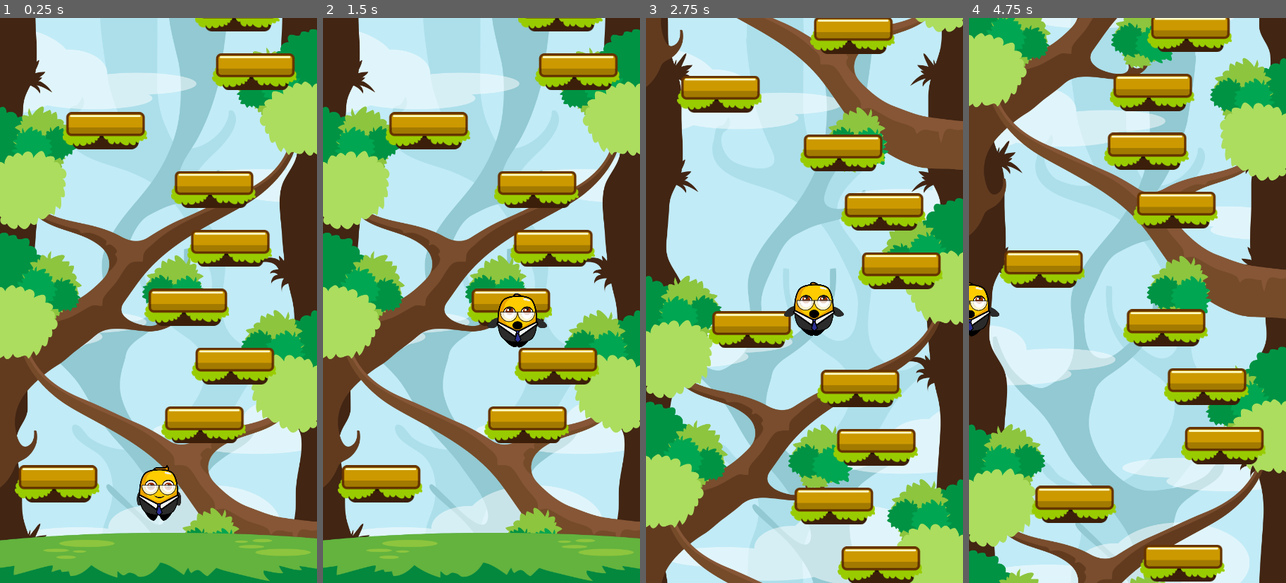
Above: before the commit, frames 1-4 (left to right).
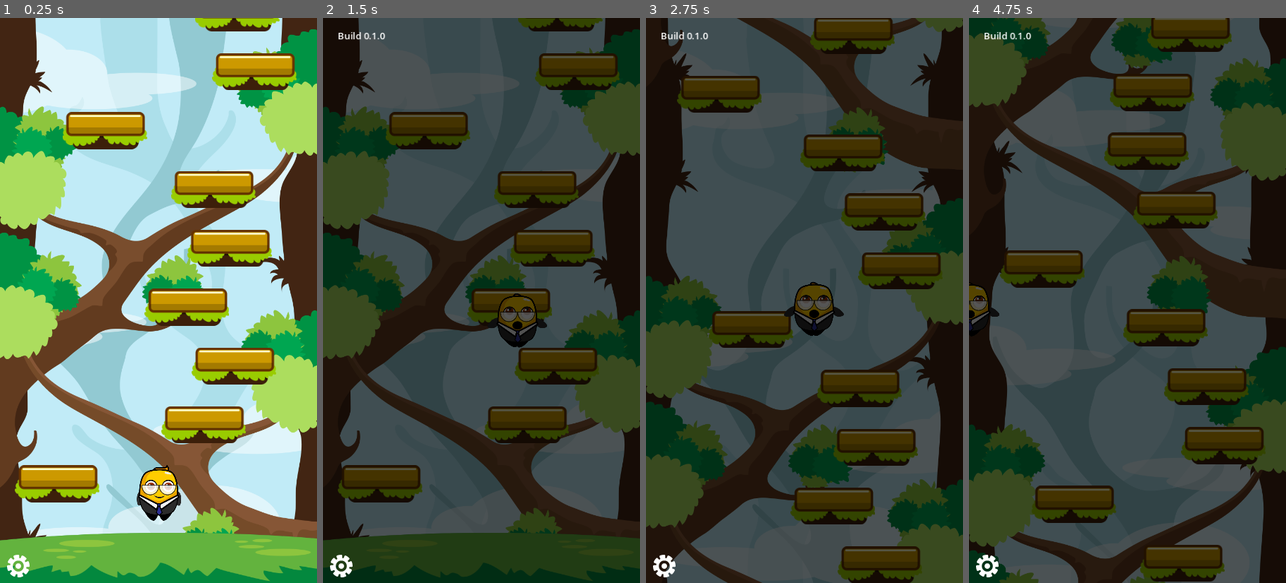
Above: after the commit, the same moments.

Repository: cmlf1598/jumper-jam
Game: Godot game, scene res://scenes/main.tscn
Same seed, same stepped clock (60 frames per second), same inputs: the game is played once before the commit and once after it. Before the commit the project starts from res://scenes/game.tscn.
Inputs (mouse positions are in pixels of both pictures, inside the frame that each line leads up to):
- Up to frame 1 (0.25 s): no input
- Up to frame 2 (1.5 s): click (342, 566) at 0.52 s; hold Right (move_right) from 1.28 s (still down)
- Up to frame 3 (2.75 s): release Right (move_right) at 2.03 s; hold Left (move_left) from 2.03 s (still down)
- Up to frame 4 (4.75 s): release Left (move_left) at 2.78 s; hold Right (move_right) 2.78-4.28 s; hold Left (move_left) from 4.28 s (still down)

The runs differ from the first frame. In frame 1, 0.2% of the frame differs, in the area x 2-10%, y 95-99%; in frame 2, 100%; in frame 3, 100%; in frame 4, 100%, in the area x 0-100%, y 0-100%.

Commit message:
Accelerometer input added for mobile devices

Diff:
--- a/project.godot
+++ b/project.godot
@@ -11,7 +11,7 @@
 [application]
 
 config/name="Jumper Jam"
-run/main_scene="res://scenes/game.tscn"
+run/main_scene="res://scenes/main.tscn"
 config/features=PackedStringArray("4.1", "Mobile")
 config/icon="res://icon.svg"
 
@@ -61,3 +61,4 @@
 [rendering]
 
 renderer/rendering_method="mobile"
+textures/vram_compression/import_etc2_astc=true
--- a/scenes/screens.tscn
+++ b/scenes/screens.tscn
@@ -1,6 +1,81 @@
-[gd_scene load_steps=2 format=3 uid="uid://dtpbxndvsvxw2"]
+[gd_scene load_steps=3 format=3 uid="uid://dtpbxndvsvxw2"]
 
 [ext_resource type="Script" path="res://scripts/screens.gd" id="1_md3nd"]
+[ext_resource type="Texture2D" uid="uid://c7ycxdicvw7ve" path="res://assets/textures/ui/gear.png" id="2_3820m"]
 
 [node name="Screens" type="CanvasLayer"]
 script = ExtResource("1_md3nd")
+
+[node name="Debug" type="Control" parent="."]
+z_index = 4096
+layout_mode = 3
+anchors_preset = 15
+anchor_right = 1.0
+anchor_bottom = 1.0
+grow_horizontal = 2
+grow_vertical = 2
+
+[node name="ConsoleLog" type="Control" parent="Debug"]
+layout_mode = 1
+anchors_preset = 15
+anchor_right = 1.0
+anchor_bottom = 1.0
+grow_horizontal = 2
+grow_vertical = 2
+
+[node name="BlackBG" type="ColorRect" parent="Debug/ConsoleLog"]
+layout_mode = 1
+anchors_preset = 15
+anchor_right = 1.0
+anchor_bottom = 1.0
+grow_horizontal = 2
+grow_vertical = 2
+color = Color(0, 0, 0, 0.666667)
+
+[node name="BuildNoLabel" type="Label" parent="Debug/ConsoleLog"]
+layout_mode = 1
+anchors_preset = 5
+anchor_left = 0.5
+anchor_right = 0.5
+offset_left = -245.0
+offset_top = 19.0
+offset_right = 245.0
+offset_bottom = 46.0
+grow_horizontal = 2
+text = "Build 0.1.0
+"
+
+[node name="ScrollContainer" type="ScrollContainer" parent="Debug/ConsoleLog"]
+layout_mode = 1
+anchors_preset = 15
+anchor_right = 1.0
+anchor_bottom = 1.0
+offset_left = 25.0
+offset_top = 60.0
+offset_right = -25.0
+offset_bottom = -60.0
+grow_horizontal = 2
+grow_vertical = 2
+
+[node name="VBoxContainer" type="VBoxContainer" parent="Debug/ConsoleLog/ScrollContainer"]
+layout_mode = 2
+size_flags_horizontal = 3
+size_flags_vertical = 3
+
+[node name="LogLabel" type="Label" parent="Debug/ConsoleLog/ScrollContainer/VBoxContainer"]
+layout_mode = 2
+autowrap_mode = 3
+
+[node name="ToggleConsole" type="TextureButton" parent="Debug"]
+layout_mode = 1
+anchors_preset = 2
+anchor_top = 1.0
+anchor_bottom = 1.0
+offset_top = -60.0
+offset_right = 60.0
+grow_vertical = 0
+texture_normal = ExtResource("2_3820m")
+ignore_texture_size = true
+stretch_mode = 0
+
+[connection signal="pressed" from="Debug/ToggleConsole" to="." method="_on_toggle_console_pressed"]
--- a/scripts/player.gd
+++ b/scripts/player.gd
@@ -4,6 +4,7 @@
 @onready var animator = $AnimationPlayer
 
 var speed = 300.0
+var accelerometer_speed = 130.0
 
 var gravity = 15.0
 var max_fall_velocity = 1000.0
@@ -11,10 +12,14 @@
 
 var viewport_size
 
+var use_accelerometer = false
 
 func _ready():
 	viewport_size = get_viewport_rect().size
 
+	var os_name = OS.get_name()
+	if os_name == "Android" || os_name == "iOS":
+		use_accelerometer = true
 
 func _process(_delta):
 	if velocity.y > 0:
@@ -32,13 +37,17 @@
 	if velocity.y > max_fall_velocity:
 		velocity.y = max_fall_velocity
 
-	# Horizontal movement
-	var direction = Input.get_axis("move_left", "move_right") # -1 if first one is pressed, +1 if the second one is pressed.
-	if direction:
-		velocity.x = direction * speed
+	if use_accelerometer:
+		var mobile_input = Input.get_accelerometer()
+		velocity.x = mobile_input.x * accelerometer_speed
 	else:
-		# move from velocity.x to zero by the delta amount.
-		velocity.x = move_toward(velocity.x, 0, speed)
+		# Horizontal movement
+		var direction = Input.get_axis("move_left", "move_right") # -1 if first one is pressed, +1 if the second one is pressed.
+		if direction:
+			velocity.x = direction * speed
+		else:
+			# move from velocity.x to zero by the delta amount.
+			velocity.x = move_toward(velocity.x, 0, speed)
 
 	move_and_slide()
 
--- a/scripts/screens.gd
+++ b/scripts/screens.gd
@@ -1,11 +1,15 @@
 extends CanvasLayer
 
-
-# Called when the node enters the scene tree for the first time.
-func _ready():
-	pass # Replace with function body.
+@onready var console = $Debug/ConsoleLog
 
 
-# Called every frame. 'delta' is the elapsed time since the previous frame.
+func _ready():
+	console.visible = false
+
+
 func _process(delta):
 	pass
+
+
+func _on_toggle_console_pressed():
+	console.visible = !console.visible
Not shown, added: export_presets.cfg
